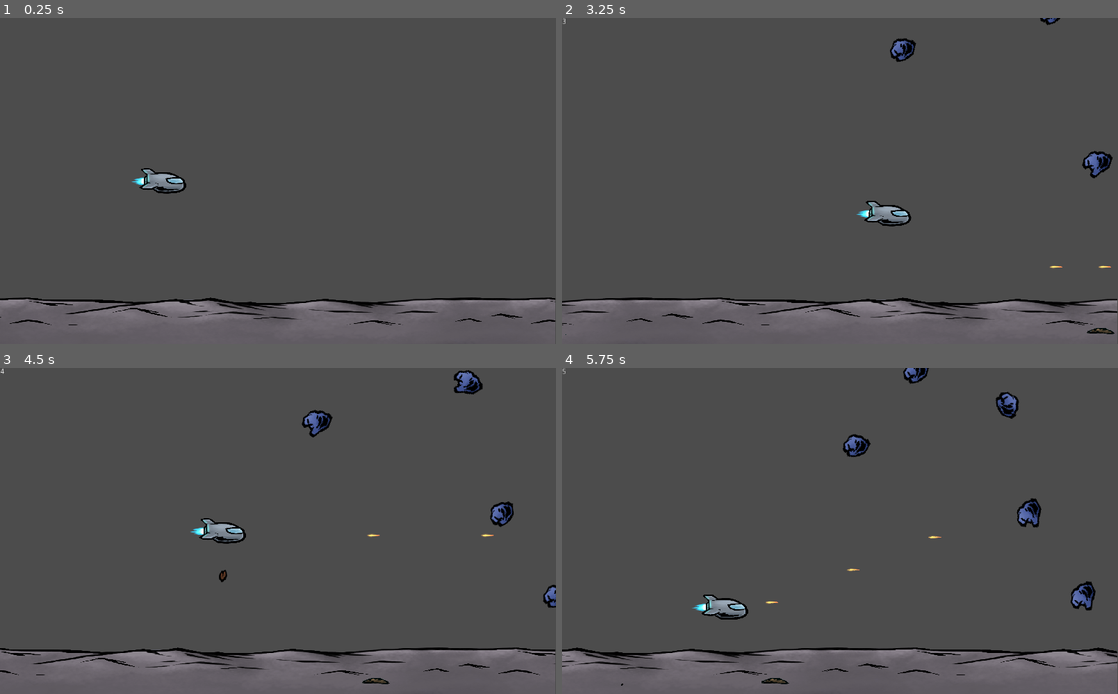
Above: before the commit, frames 1-4 (two rows, left to right).
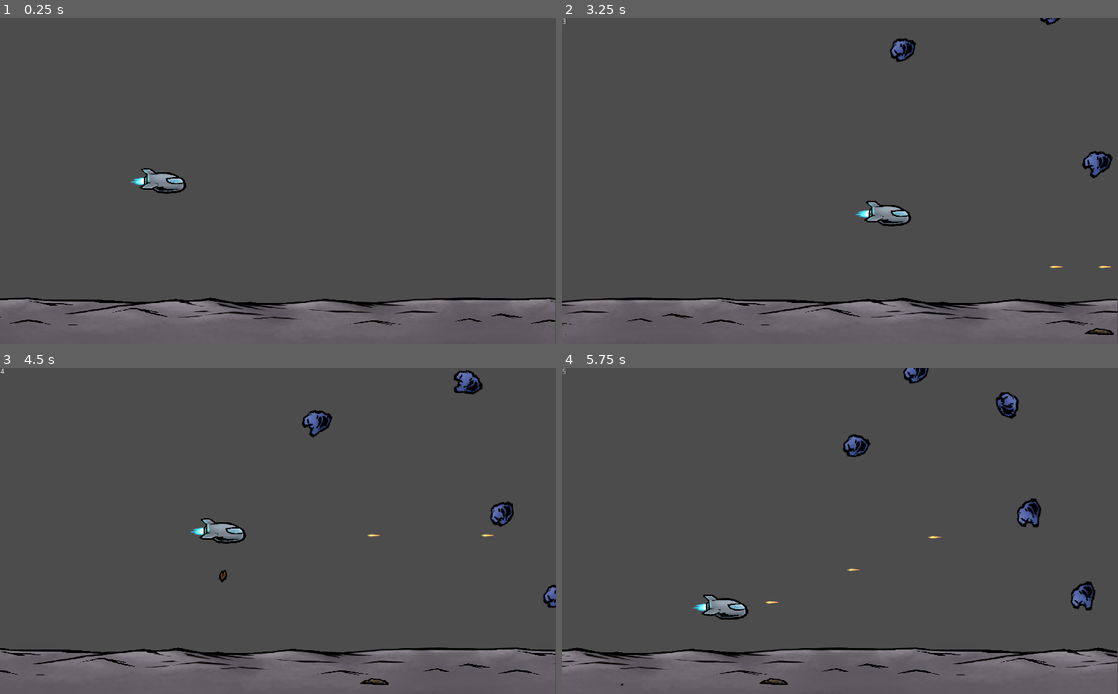
Above: after the commit, the same moments.

Repository: chapmanh/Terraformia
Game: Godot game, scene res://MainScenes/Game.tscn
The game is run twice, just before and just after one commit, with the same random seed, the same clock (stepped at 60 frames per second) and the same inputs.
Inputs (mouse positions are in pixels of both pictures, inside the frame that each line leads up to):
- Up to frame 1 (0.25 s): no input
- Up to frame 2 (3.25 s): move the mouse to (962, 164) at 0.52 s; press the mouse at (962, 164) at 0.53 s; hold Right (game_right) 0.53-1.28 s; move the mouse to (728, 197) at 1.27 s; release the mouse at (728, 197) at 1.28 s; hold S (game_down) 1.28-2.03 s; right-click (728, 197) at 1.35 s; move the mouse to (895, 109) at 2.02 s; press the mouse at (895, 109) at 2.03 s; hold Right (game_right) 2.03-2.78 s; move the mouse to (812, 246) at 2.77 s; release the mouse at (812, 246) at 2.78 s; hold W (game_up) from 2.78 s (still down); right-click (812, 246) at 2.85 s
- Up to frame 3 (4.5 s): move the mouse to (444, 579) at 3.52 s; release W (game_up) at 3.53 s; press the mouse at (444, 579) at 3.53 s; hold A (game_left) from 3.53 s (still down); move the mouse to (111, 482) at 4.27 s; release the mouse at (111, 482) at 4.28 s; right-click (111, 482) at 4.35 s
- Up to frame 4 (5.75 s): move the mouse to (867, 531) at 5.02 s; release A (game_left) at 5.03 s; press the mouse at (867, 531) at 5.03 s; hold S (game_down) from 5.03 s (still down)

The runs differ from the first frame. In frame 1, less than 0.1% of the frame differs, in the area x 23-26%, y 49-52%; in frame 2, less than 0.1%, in the area x 52-100%, y 59-98%; in frame 3, less than 0.1%; in frame 4, less than 0.1%.

Commit message:
Points System Baby! (Simple label)

Diff:
--- a/Moonshot/MainScenes/Game.gd
+++ b/Moonshot/MainScenes/Game.gd
@@ -38,9 +38,7 @@
 
 
 func _on_ScoreTimer_timeout() -> void:
-	score += 1
-	scoreLabel.text = str(score)
-	#print(score)
+	score_inc(1)
 
 
 func _on_Player_killed() -> void:
@@ -53,3 +51,7 @@
 
 func lvl_up(spawnRateInc: float, speedInc: float):
 	get_tree().call_group("mobs", "lvl_up", 0.5, 0.5)
+
+func score_inc(n):
+	score += n
+	scoreLabel.text = str(score)
--- a/Moonshot/Meteor/Meteor.gd
+++ b/Moonshot/Meteor/Meteor.gd
@@ -15,8 +15,7 @@
 onready var spriteClosed = $SpriteClosed
 onready var spriteDead = $SpriteDead
 
-# Player info (Simple Meteor doesnt aim)
-#onready var player := get_node("../../Player") # needs looking into...
+onready var game = get_tree().current_scene
 
 var speed: float = 0
 var direction: = Vector2(-1,0) # Move left by default
@@ -25,7 +24,12 @@
 # Needs taking out, moving back into EnemySpawn
 var lvl : int = 1
 
+signal killed
+
 func _ready():
+#	printt("Viewport", get_viewport(), get_tree().root) # Game's viewport.
+#	printt("Current Scene", get_tree().current_scene) # Active scene root.
+#	printt("Local Scene", get_local_scene_root(self)) # The nearest TSCN root.
 	speed *= rand_range(minSpeed, maxSpeed)
 	rotationRate = rand_range(minRotationRate, maxRotationRate)
 	spriteOpen.hide()
@@ -57,6 +61,12 @@
 	rotation_degrees += rotationRate * delta
 	global_position += direction * speed * delta
 
+
+func get_local_scene_root(p_node : Node) -> Node:
+	while(p_node and not p_node.filename):
+		p_node = p_node.get_parent()
+	return p_node as Node
+
 func lvl_up(spawnRateInc: float, speedInc: float):
 
 	lvl += 1
@@ -72,6 +82,7 @@
 	spriteClosed.hide()
 	spriteOpen.hide()
 	spriteDead.show()
+	game.score_inc(10)
 	$CollisionPolygon2D.set_deferred("disabled", true)
 	$DeathTimer.start()
 
--- a/Moonshot/Meteor/Meteor2.gd
+++ b/Moonshot/Meteor/Meteor2.gd
@@ -14,6 +14,8 @@
 onready var spriteOpen = $SpriteOpen
 onready var spriteClosed = $SpriteClosed
 onready var spriteDead = $SpriteDead
+
+onready var game = get_tree().current_scene
 
 onready var player := get_node("../../Player") # needs looking into...
 
@@ -65,6 +67,7 @@
 	spriteClosed.hide()
 	spriteOpen.hide()
 	spriteDead.show()
+	game.score_inc(15)
 	$CollisionPolygon2D.set_deferred("disabled", true)
 	$DeathTimer.start()
 
--- a/Moonshot/Player/Player.tscn
+++ b/Moonshot/Player/Player.tscn
@@ -259,7 +259,7 @@
 position = Vector2( -35, 0 )
 scale = Vector2( 0.5, 0.5 )
 frames = SubResource( 24 )
-frame = 3
+frame = 11
 playing = true
 offset = Vector2( -25, 0 )
 
@@ -285,6 +285,7 @@
 
 [node name="Sparks" type="CPUParticles2D" parent="Sprites/Ship_3"]
 scale = Vector2( 2, 2 )
+local_coords = false
 emission_shape = 2
 emission_rect_extents = Vector2( 10, 1 )
 
@@ -292,7 +293,7 @@
 position = Vector2( -25.7985, -5.70092 )
 scale = Vector2( 0.5, 0.5 )
 frames = SubResource( 45 )
-frame = 5
+frame = 13
 playing = true
 
 [node name="CollisionShape2D" type="CollisionPolygon2D" parent="."]
--- a/Moonshot/Projectiles/Seed/Seed.gd
+++ b/Moonshot/Projectiles/Seed/Seed.gd
@@ -6,6 +6,8 @@
 onready var collider = $CollisionShape2D
 onready var audioShrivel = $AudioShrivel
 onready var audioGrow = $AudioGrow
+
+onready var game = get_tree().current_scene
 
 export var speed: float = 500
 export var drag: float = 240
@@ -26,8 +28,10 @@
 	if area.is_in_group("ground"):
 		speed = 0
 		if area.is_in_group("fertile") and not airTimer.is_stopped():
+			#print("fertile baby!")
 			_grow()
 		else:
+			#print("fo' shrivel my nizzle")
 			_shrivel()
 
 
@@ -35,12 +39,14 @@
 	_shrivel()
 
 func _shrivel():
-	if not animationPlayer.is_playing() and not audioShrivel.is_playing():
+	if not animationPlayer.is_playing() and not audioShrivel.is_playing() and not audioGrow.is_playing():
 		animationPlayer.play("shrivel")
 		audioShrivel.play()
 
 
 func _grow():
-	animationPlayer.play("grow")
-	audioGrow.play()
-	airTimer.paused = true
+	if not audioShrivel.is_playing():
+		animationPlayer.play("grow")
+		audioGrow.play()
+		airTimer.paused = true
+		game.score_inc(25)
--- a/Moonshot/Soil/Soil.tscn
+++ b/Moonshot/Soil/Soil.tscn
@@ -1,7 +1,10 @@
-[gd_scene load_steps=3 format=2]
+[gd_scene load_steps=4 format=2]
 
 [ext_resource path="res://Assets/Entities/Soil/soil.png" type="Texture" id=1]
 [ext_resource path="res://Soil/Soil.gd" type="Script" id=2]
+
+[sub_resource type="RectangleShape2D" id=1]
+extents = Vector2( 25.3589, 2.86116 )
 
 [node name="Soil" type="Area2D" groups=[
 "fertile",
@@ -12,9 +15,9 @@
 script = ExtResource( 2 )
 
 [node name="Sprite" type="Sprite" parent="."]
+position = Vector2( 0, -3.49843 )
 texture = ExtResource( 1 )
-offset = Vector2( 0, -32 )
 
-[node name="CollisionShape2D" type="CollisionPolygon2D" parent="."]
-position = Vector2( 0, 2 )
-polygon = PoolVector2Array( -26.272, -2.99067, -14.1362, -6.47845, -4.24623, -7.81628, 9.17947, -7.52961, 17.5409, -6.04844, 29.2464, -2.13066, 21.3632, 14, -16, 14 )
+[node name="CollisionShape2D" type="CollisionShape2D" parent="."]
+position = Vector2( 0, -0.26503 )
+shape = SubResource( 1 )
Not shown, added: Moonshot/Assets/AUDIO/READY-TO-USE sounds/MENU SELECT NEW GAME confirmation_004 Eb flat.wav.import
Binary file changed: Moonshot/Assets/Entities/Soil/soil.png
